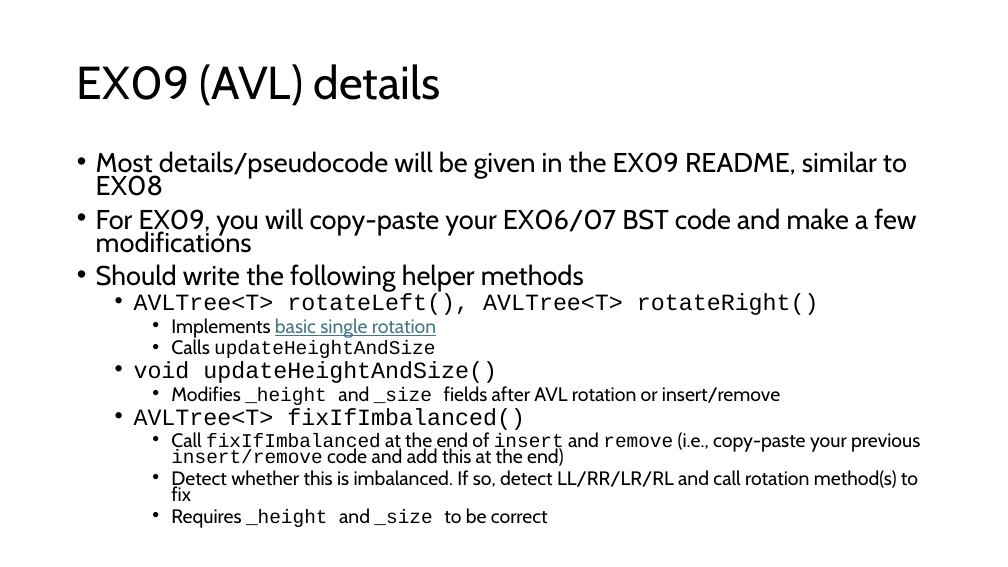
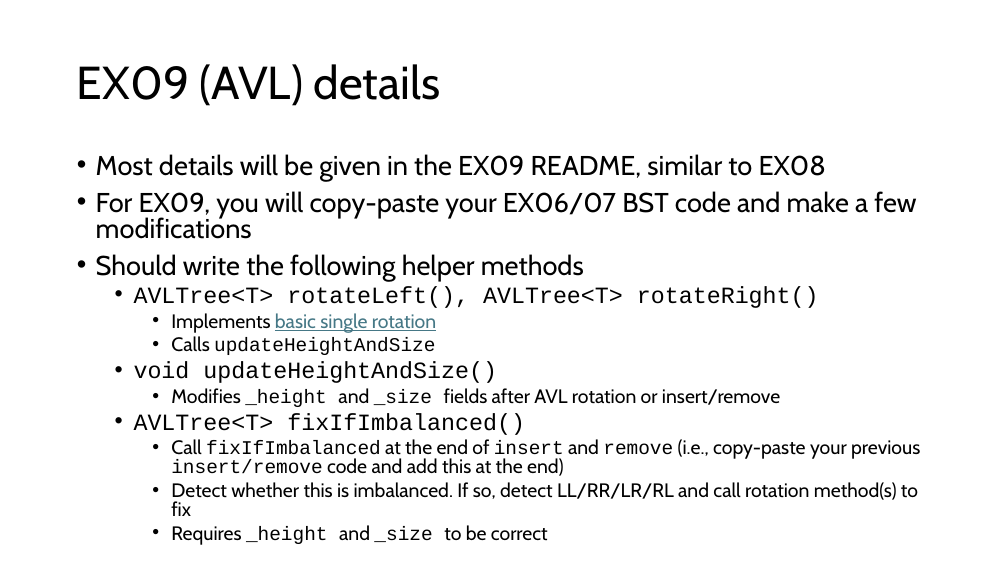
Before and after one commit to comp210ss2/comp210ss2.github.io, a slide deck: slide 33 of slides/L14_15_avl.pptx (slide 32 before the commit). Drawn at 1008x567 pixels with LibreOffice and Linux fonts; fonts in the diff are those of the drawing. Boxes give left, top, right and bottom in pixels: in the first picture for what was removed or moved away, otherwise in the second. Text is boxed around its words. In the diff, an @@ line names an element or a change of style, - is before the commit and + after.

```diff
--- a/slides/L14_15_avl.pptx
+++ b/slides/L14_15_avl.pptx
@@ text at bbox=[96, 154, 826, 181]: text changed @@
-• Most details/pseudocode will be given in the EX09 README, similar to EX08
+• Most details will be given in the EX09 README, similar to EX08
@@ text at bbox=[96, 191, 920, 545]: line spacing 0.7 to 0.8 @@
```
Also in this commit, not shown: 4 other slides changed, 1 slide added, 1 other file.
